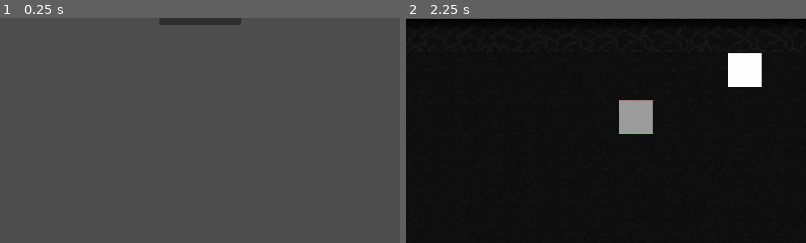
Above: before the commit, frames 1-2 (left to right).
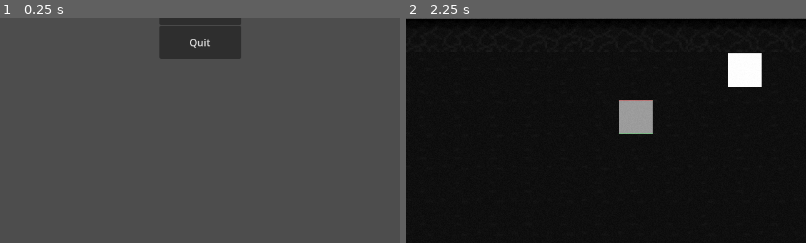
Above: after the commit, the same moments.

Repository: Turkeytray/GodotJam74
Game: Godot game, scene res://Scenes/Menu.tscn
Same seed, same stepped clock (60 frames per second), same inputs: the game is played once before the commit and once after it.
Inputs:
- Up to frame 1 (0.25 s): no input
- Up to frame 2 (2.25 s): click "Settings" at 0.5 s; click "Return To Menu" at 1.25 s; click "Play" at 2 s
The pictures show only the part of the screen within x 21-71%, y 28-78%; the shares and areas given below are measured in that part.

The runs differ from the first frame. In frame 1, 2.9% of the frame differs, in the area x 40-61%, y 3-19%; in frame 2, nothing differs.

Commit message:
added quit button to main menu

Diff:
--- a/Scenes/Menu.tscn
+++ b/Scenes/Menu.tscn
@@ -1,7 +1,8 @@
-[gd_scene load_steps=3 format=3 uid="uid://cx6hysyop6so4"]
+[gd_scene load_steps=4 format=3 uid="uid://cx6hysyop6so4"]
 
 [ext_resource type="Script" path="res://Scripts/Buttons/play_game.gd" id="1_5r4rp"]
 [ext_resource type="Script" path="res://Scripts/Buttons/settings.gd" id="2_lsyf1"]
+[ext_resource type="Script" path="res://Scripts/Buttons/quit_game.gd" id="3_h43kg"]
 
 [node name="Menu" type="Control"]
 layout_mode = 3
@@ -29,5 +30,14 @@
 text = "Settings"
 script = ExtResource("2_lsyf1")
 
+[node name="Quit" type="Button" parent="."]
+offset_left = 527.0
+offset_top = 214.0
+offset_right = 658.0
+offset_bottom = 267.0
+text = "Quit"
+script = ExtResource("3_h43kg")
+
 [connection signal="button_down" from="Play Game" to="Play Game" method="_on_button_down"]
 [connection signal="button_down" from="Settings" to="Settings" method="_on_button_down"]
+[connection signal="button_down" from="Quit" to="Quit" method="_on_button_down"]
--- /dev/null
+++ b/Scenes/quit.gd
@@ -0,0 +1 @@
+extends "res://Scripts/Buttons/quit_game.gd"
--- a/Scripts/Buttons/quit_game.gd
+++ b/Scripts/Buttons/quit_game.gd
@@ -6,7 +6,7 @@
 	get_tree().quit(0)
 
 func _process(delta: float) -> void:
-	if Input.is_key_pressed(KEY_ESCAPE) and not wait:
+	if Input.is_key_pressed(KEY_ESCAPE) and not wait and name != "Quit":
 		visible = !visible
 		$Timer.start(0.35)
 		wait = true
